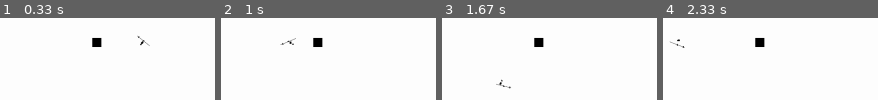
Above: before the commit, frames 1-4 (left to right).
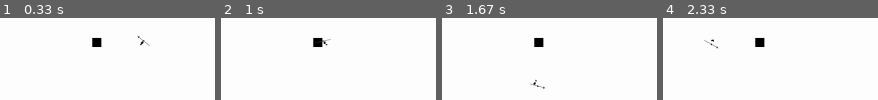
Above: after the commit, the same moments.

Repository: LeBoku/tds
Game: pygame game, started from tds/tds/tds.py
The game is run twice, just before and just after one commit, with the same random seed, the same clock (stepped at 60 frames per second) and the same inputs.
Inputs (mouse positions are in pixels of both pictures, inside the frame that each line leads up to):
- Up to frame 1 (0.33 s): no input
- Up to frame 2 (1 s): hold A 0.33-0.87 s; move the mouse to (outside the picture) at 0.37 s; click (251, 59) at 0.95 s
- Up to frame 3 (1.67 s): hold S 1.23-1.53 s; click (outside the picture) at 1.32 s; hold A from 1.57 s (still down); click (outside the picture) at 1.65 s
- Up to frame 4 (2.33 s): release A at 1.97 s; hold W from 2 s (still down); click (785, 82) at 2.08 s

Frame 1 is identical in both runs. In frame 2, 0.3% of the frame differs, in the area x 27-52%, y 24-35%; in frame 3, 0.4%, in the area x 25-48%, y 74-87%; in frame 4, 0.4%.

Commit message:
stop character at collision

Diff:
--- a/tds/tds/mapEntity/MapEntityController.py
+++ b/tds/tds/mapEntity/MapEntityController.py
@@ -39,7 +39,6 @@
 		if (poly is not None) and poly.intersects(initiatorPolygon):
 			return Collison(initiator, self, initiatorPolygon, poly, poly.intersection(initiatorPolygon))
 
-
 	def addSubEntity(self, name, entity):
 		entity.name = name
 		entity.parent = self
--- a/tds/tds/mapEntity/player/playerController.py
+++ b/tds/tds/mapEntity/player/playerController.py
@@ -42,10 +42,11 @@
 
 			if forwardMovement.length() > 0:
 				forwardMovement.scale_to_length(self.speed)
+				oldCord = Vector2(self.coord)
 				self.coord += forwardMovement
 
-
-
+				if self.isCollidingWithSomething():
+					self.coord = oldCord
 
 	def startMoveAnimation(self):
 		move = self.moveSetController.getMove("move")
@@ -61,12 +62,12 @@
 		self.registerCombat()
 
 	def registerCombat(self):
-		qWindow = 20
+		quequeWindow = 20
 
 		@EventListener(pygame.locals.MOUSEBUTTONDOWN, button=1)
 		def startAttack(event):
 			move = self.moveSetController.getMove("attack_forward")
 			if not move.isActive:
 				move.start()
-			elif move.framesLeft < qWindow:
+			elif move.framesLeft < quequeWindow:
 				move.listenForEnd(lambda: move.start())
